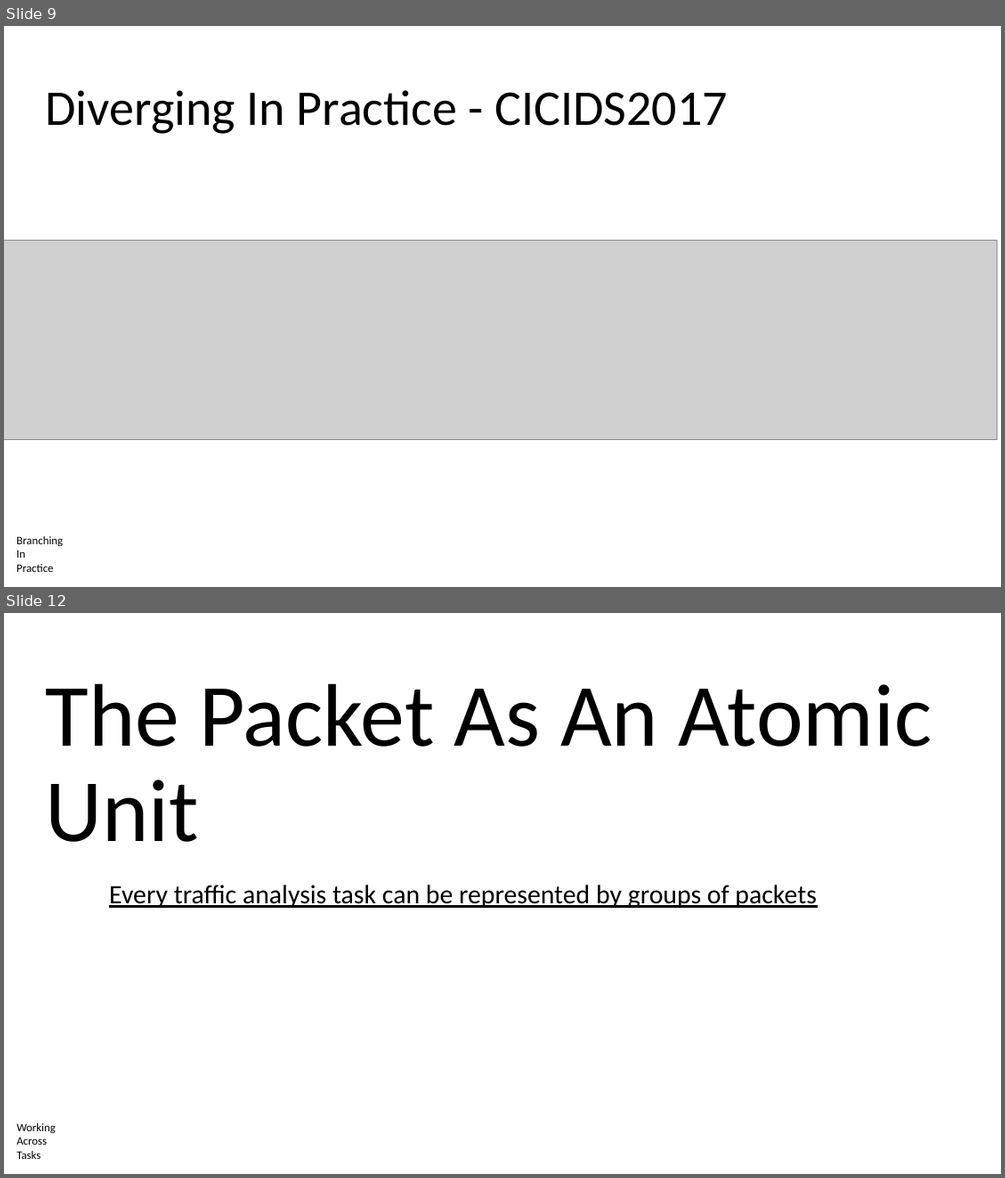
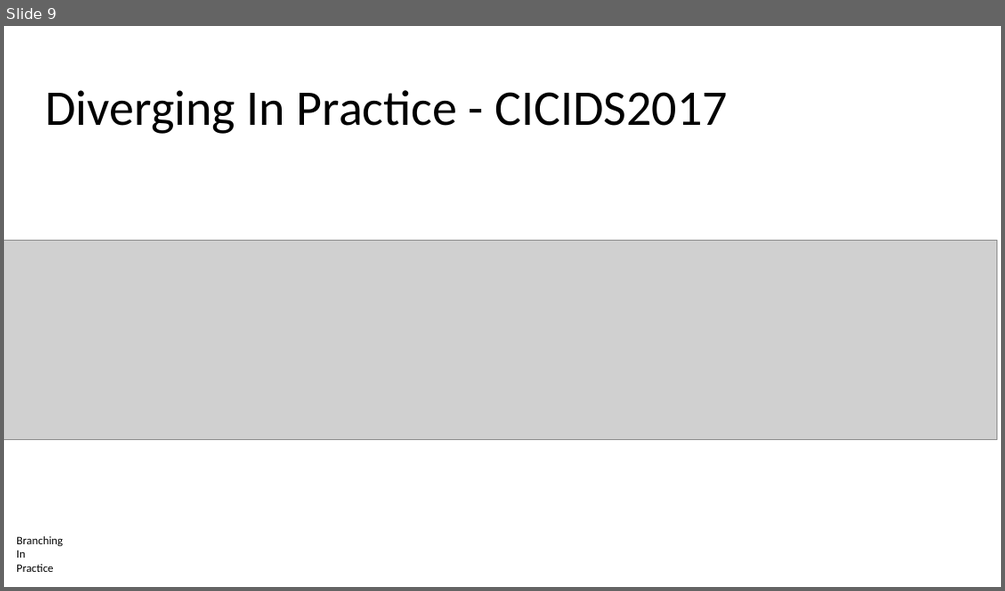
Before and after one commit to noise-lab/ml-systems, a slide deck: docs/slides/16-Automation.pptx. Shown one above the other, each under a label of ours: slides 9 and 12 before the commit, slide 9 after it; the slides between them are not shown. The pictures are 1005x1178 and 1005x591 pixels, drawn with LibreOffice and Linux fonts; fonts in the diff are those of the drawing; grey boxes stand for pictures. Boxes give left, top, right and bottom in pixels: in the first picture for what was removed or moved away, otherwise in the second. Text is boxed around its words. In the diff, an @@ line names an element or a change of style, - is before the commit and + after.

```diff
--- a/docs/slides/16-Automation.pptx
+++ b/docs/slides/16-Automation.pptx
@@ slide 12 removed at <box>4,613,1001,1174</box>, background #FFFFFF @@
@@ title removed at <box>46,683,932,842</box> @@
-The Packet As An Atomic Unit
@@ text removed at <box>109,884,816,908</box> @@
-Every traffic analysis task can be represented by groups of packets
@@ text removed at <box>16,1123,56,1159</box> @@
-Working
-Across
-Tasks
```
Also in this commit, not shown: 7 other slides removed, 4 other files.
